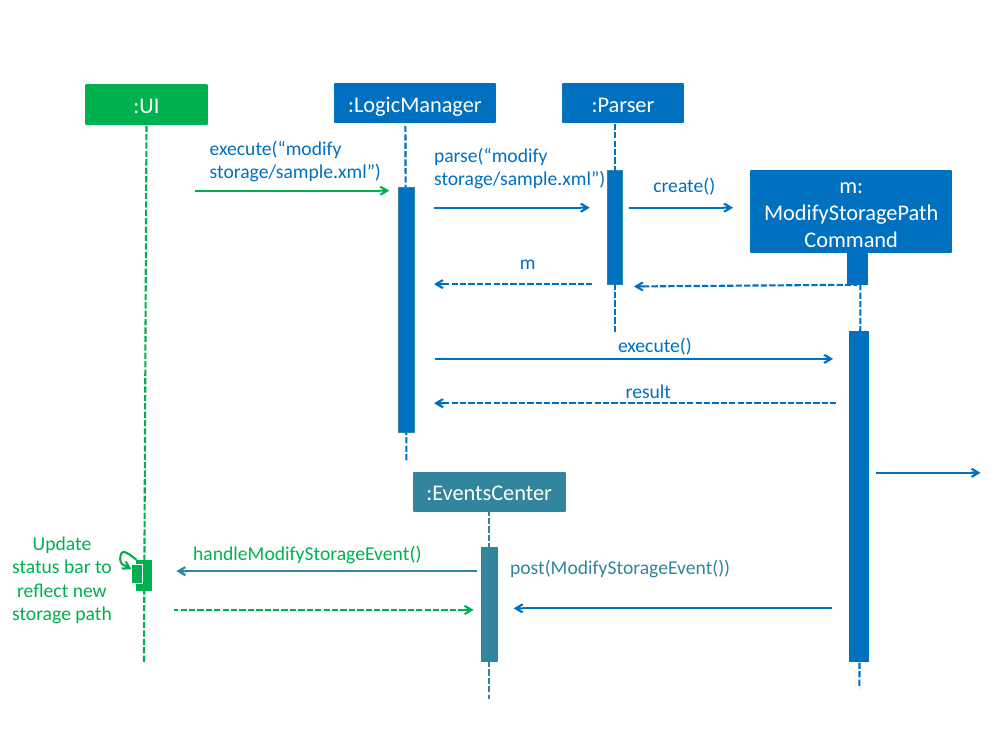
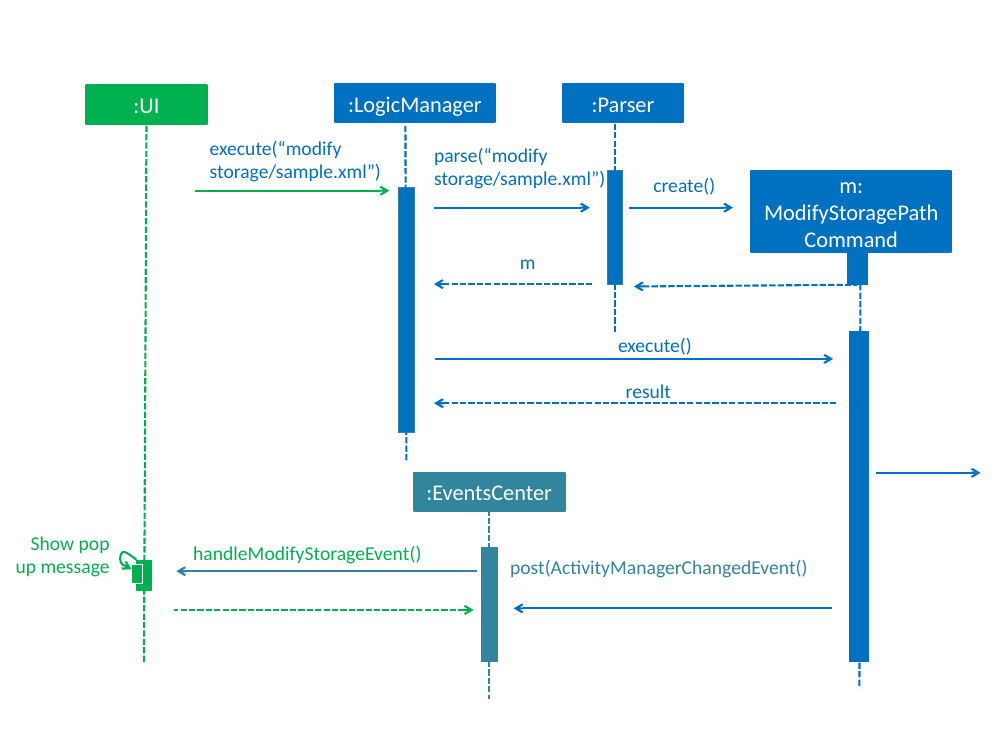
Before and after one commit to CS2103AUG2016-W14-C2/main, a slide deck: slide 11 of docs/diagrams/Diagrams(CS2103T - V0.3).pptx (slide 9 before the commit). Drawn at 1008x756 pixels with LibreOffice and Linux fonts; fonts in the diff are those of the drawing. Boxes give left, top, right and bottom in pixels: in the first picture for what was removed or moved away, otherwise in the second. Text is boxed around its words. In the diff, an @@ line names an element or a change of style, - is before the commit and + after.

```diff
--- a/docs/diagrams/Diagrams(CS2103T - V0.3).pptx
+++ b/docs/diagrams/Diagrams(CS2103T - V0.3).pptx
@@ text at bbox=[16, 536, 110, 577]: text changed @@
-Update status bar to reflect new storage path
+Show pop up message
@@ text at bbox=[510, 560, 807, 578]: text changed @@
-post(ModifyStorageEvent())
+post(ActivityManagerChangedEvent()
```
Also in this commit, not shown: 2 other slides changed, 2 slides added, 1 slide removed, 6 other files.
